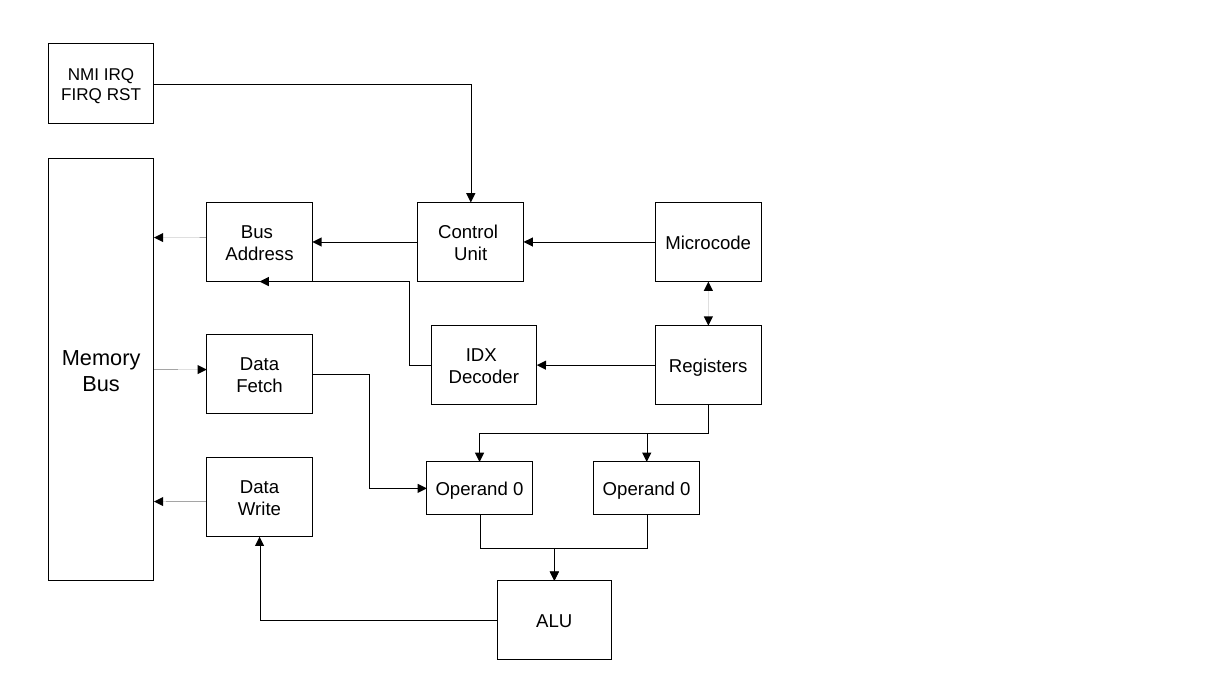
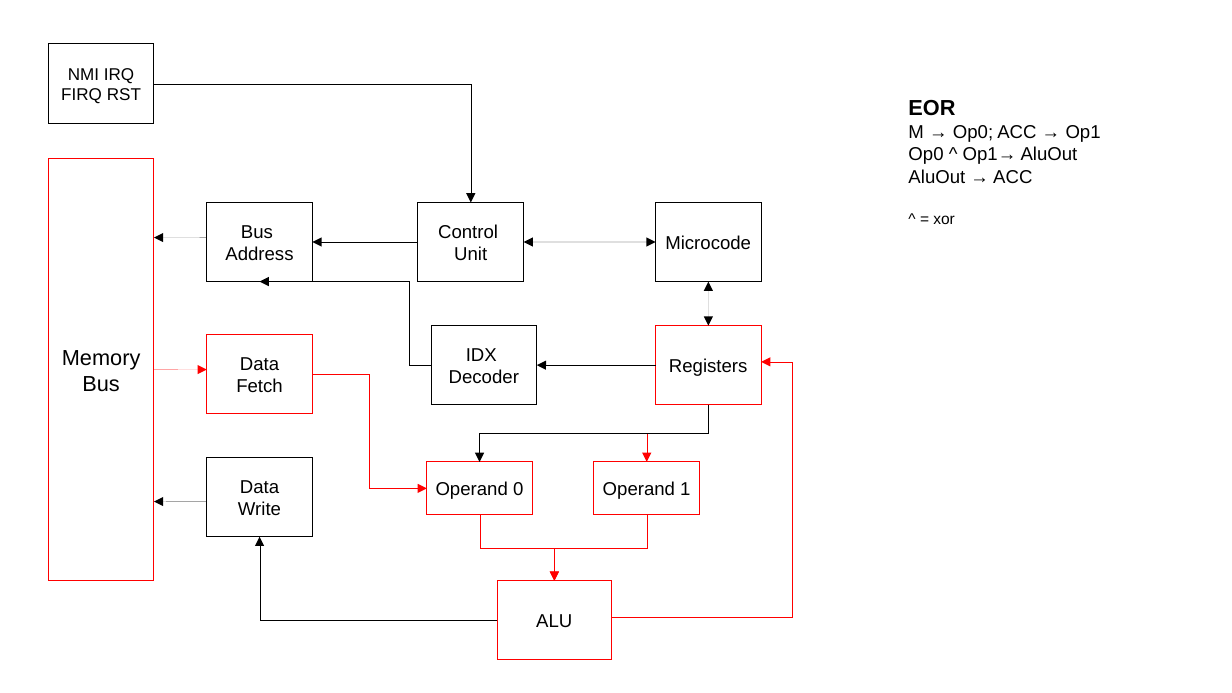
Before and after one commit to JTFPGA/jtkcpu, a slide deck: slide 10 of doc/microcode grafic.odp (slide 5 before the commit). Drawn at 1232x693 pixels with LibreOffice and Linux fonts; fonts in the diff are those of the drawing. Boxes give left, top, right and bottom in pixels: in the first picture for what was removed or moved away, otherwise in the second. Text is boxed around its words. In the diff, an @@ line names an element or a change of style, - is before the commit and + after.

```diff
--- a/doc/microcode grafic.odp
+++ b/doc/microcode grafic.odp
@@ text added at (908,100,1101,224), 12 pt, text #000000 @@
+EOR
+M → Op0; ACC → Op1
+Op0 ^ Op1→ AluOut
+AluOut → ACC
+^ = xor
@@ elbow arrow moved from (656, 243) - (524, 243) to (524, 243) - (656, 243) @@
@@ elbow arrow (524, 243) - (656, 243): elbow arrow to double arrow @@
@@ arrow (154, 370) - (207, 370): stroke #000000 0 pt to #FF0000 0 pt @@
@@ elbow arrow (313, 375) - (427, 489): stroke #000000 0 pt to #FF0000 0 pt @@
@@ elbow arrow added from (612, 617) to (761, 362), #FF0000 0 pt @@
@@ elbow arrow (709, 405) - (647, 462): stroke #000000 0 pt to #FF0000 0 pt @@
@@ outline #000000 0 pt to #FF0000 0 pt in 6 elements at (656,325,761,405), (497,581,612,661), (207,334,312,414), (48,159,153,581), (427,462,532,514), (594,462,699,514) @@
@@ text in rectangle at (603,481,690,499): text changed @@
-Operand 0
+Operand 1
@@ elbow arrow (480, 515) - (555, 581): stroke #000000 0 pt to #FF0000 0 pt @@
@@ elbow arrow (647, 515) - (555, 581): stroke #000000 0 pt to #FF0000 0 pt @@
```
Also in this commit, not shown: 5 other slides changed, 7 slides added, 1 other file.
